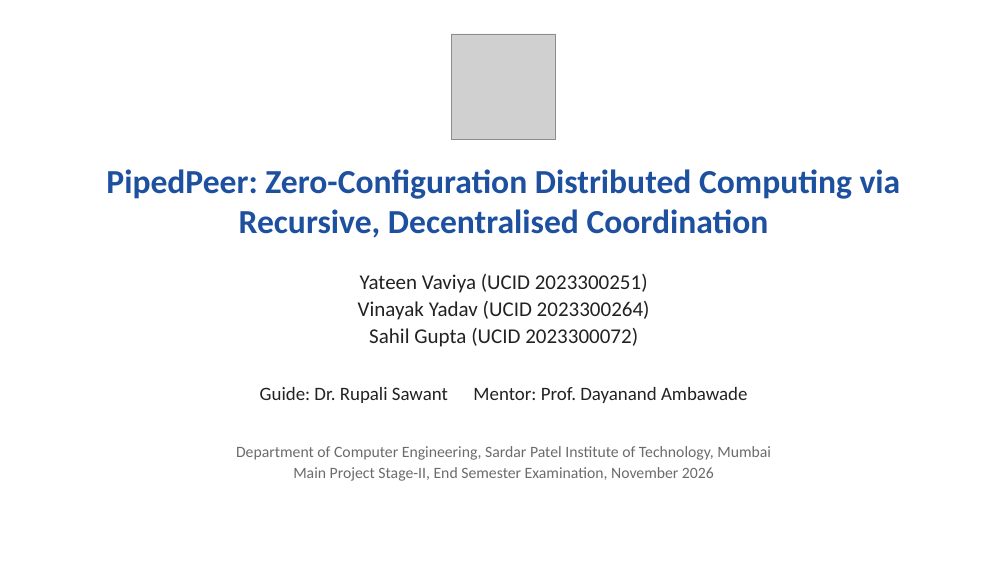
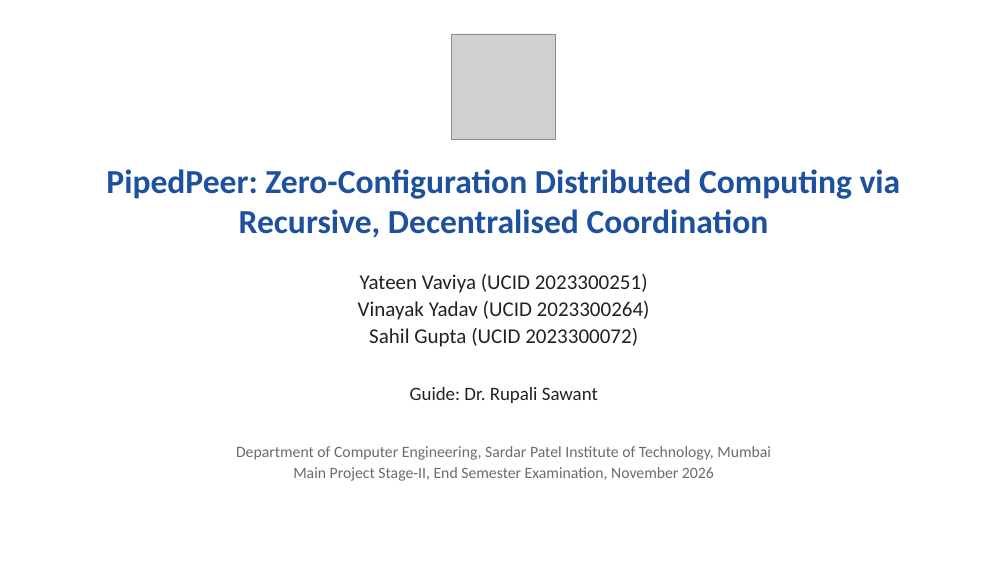
Before and after one commit to vinayakyadav2709/Pipedpeer, a slide deck: slide 1 of docs/presentation/PipedPeer-ESE.pptx. Drawn at 1008x567 pixels with LibreOffice and Linux fonts; fonts in the diff are those of the drawing; grey boxes stand for pictures. Boxes give left, top, right and bottom in pixels: in the first picture for what was removed or moved away, otherwise in the second. Text is boxed around its words. In the diff, an @@ line names an element or a change of style, - is before the commit and + after.

Commit message:
Docs: remove Dayanand Ambawade from paper, journal manuscript, report and deck
Drops the mentor from the author lists (IEEE paper, JPDC manuscript), the
report's acknowledgements and publication chapter, and the ESE deck; every
PDF and the pptx rebuilt from source.

```diff
--- a/docs/presentation/PipedPeer-ESE.pptx
+++ b/docs/presentation/PipedPeer-ESE.pptx
@@ text at <box>410,387,598,403</box>: text changed @@
-Guide: Dr. Rupali Sawant Mentor: Prof. Dayanand Ambawade
+Guide: Dr. Rupali Sawant
```
Also in this commit, not shown: 2 other slides changed, 10 other files.
